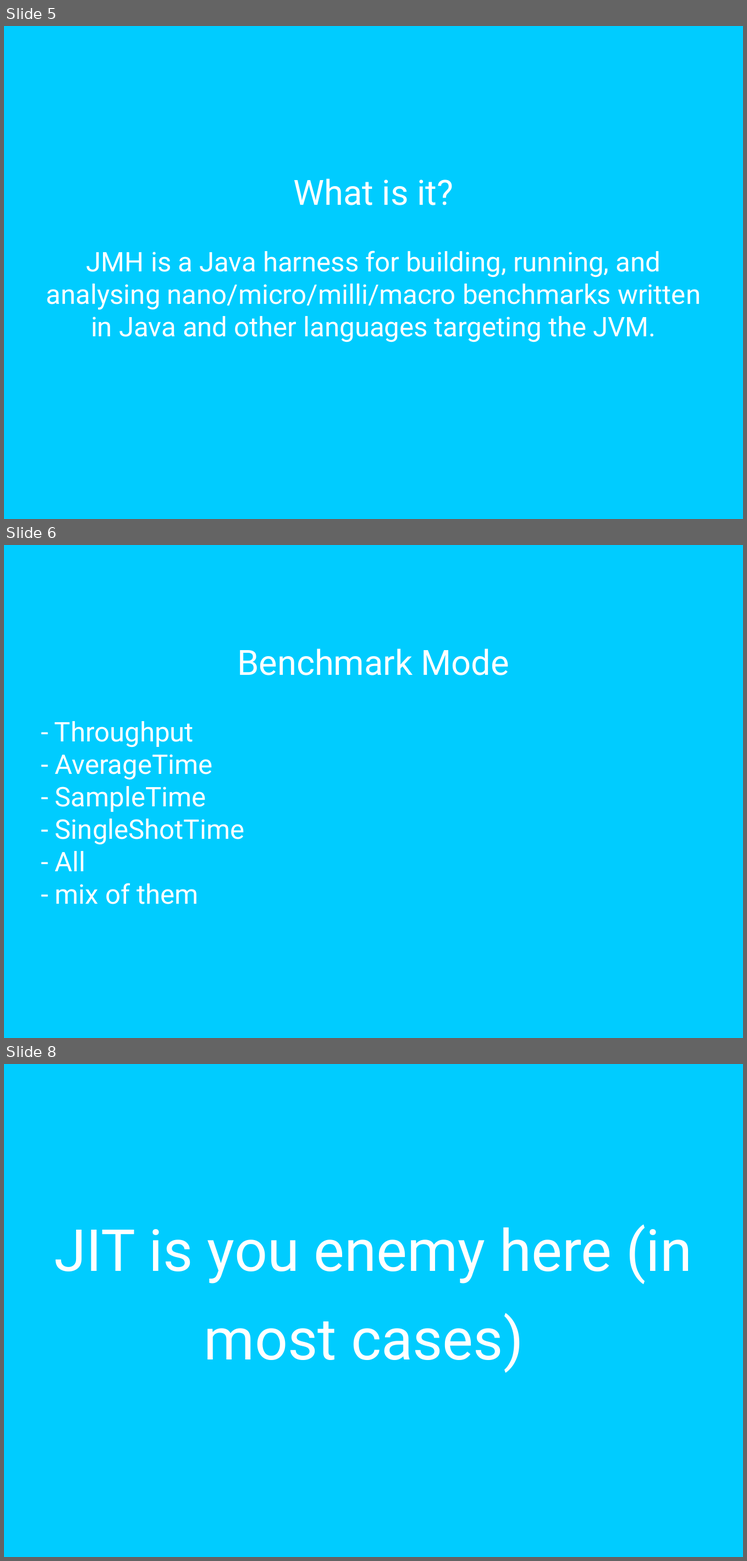
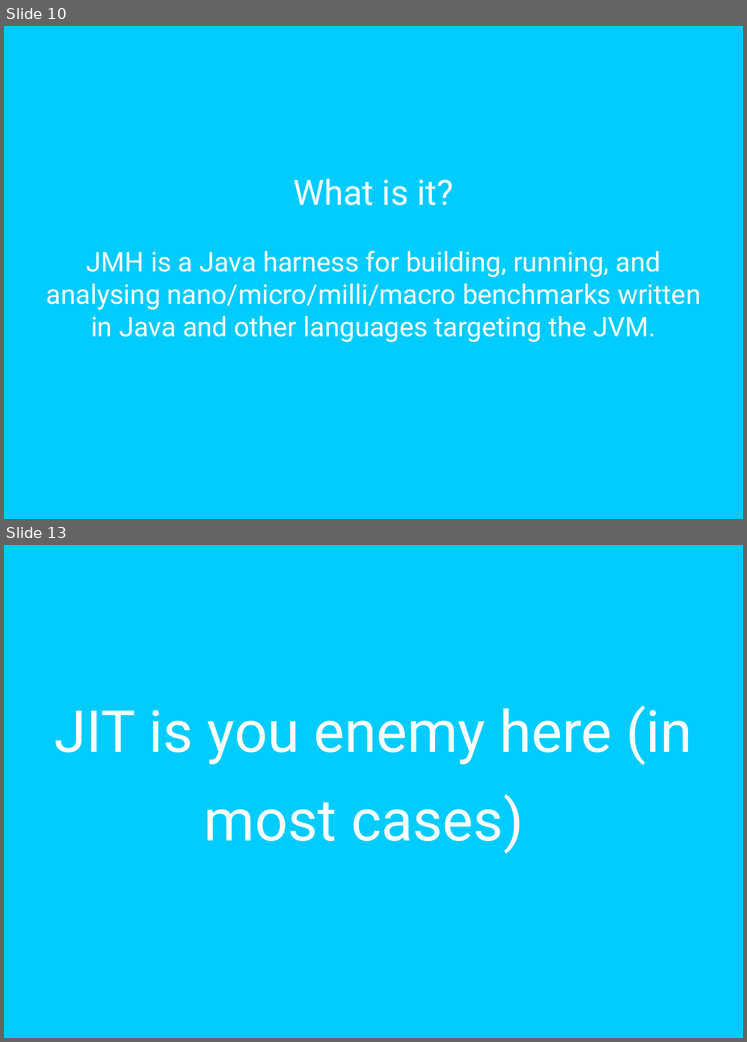
Before and after one commit to mateuszwinnicki/talks, a slide deck: MicrobenchmarksJMH/JMH.odp. Shown one above the other, each under a label of ours: slides 5, 6 and 8 before the commit, slides 10 and 13 after it; the slides between them are not shown. The pictures are 747x1561 and 747x1042 pixels, drawn with LibreOffice and Linux fonts; fonts in the diff are those of the drawing. Boxes give left, top, right and bottom in pixels: in the first picture for what was removed or moved away, otherwise in the second. Text is boxed around its words. In the diff, an @@ line names an element or a change of style, - is before the commit and + after.

```diff
--- a/MicrobenchmarksJMH/JMH.odp
+++ b/MicrobenchmarksJMH/JMH.odp
@@ slide 6 removed at box(4, 545, 743, 1038), background #00CCFF @@
@@ text removed at box(55, 648, 509, 904) @@
-Benchmark Mode
-- Throughput
-- AverageTime
-- SampleTime
-- SingleShotTime
-- All
-- mix of them
@@ what was slide 5 is now slide 10 @@
@@ what was slide 8 is now slide 13 @@
```
Also in this commit, not shown: 2 slides changed, 6 slides added, 1 other slide removed, 5 other files.
